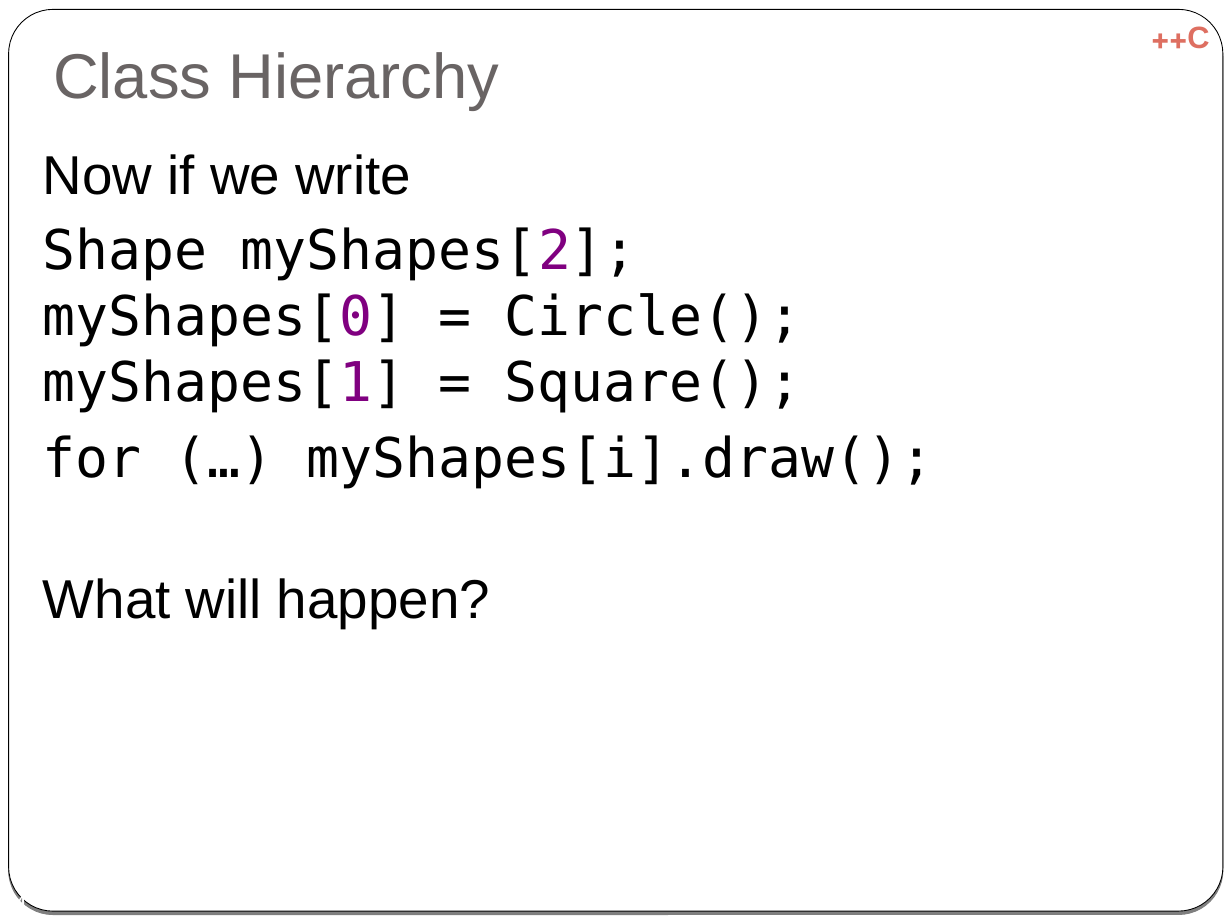
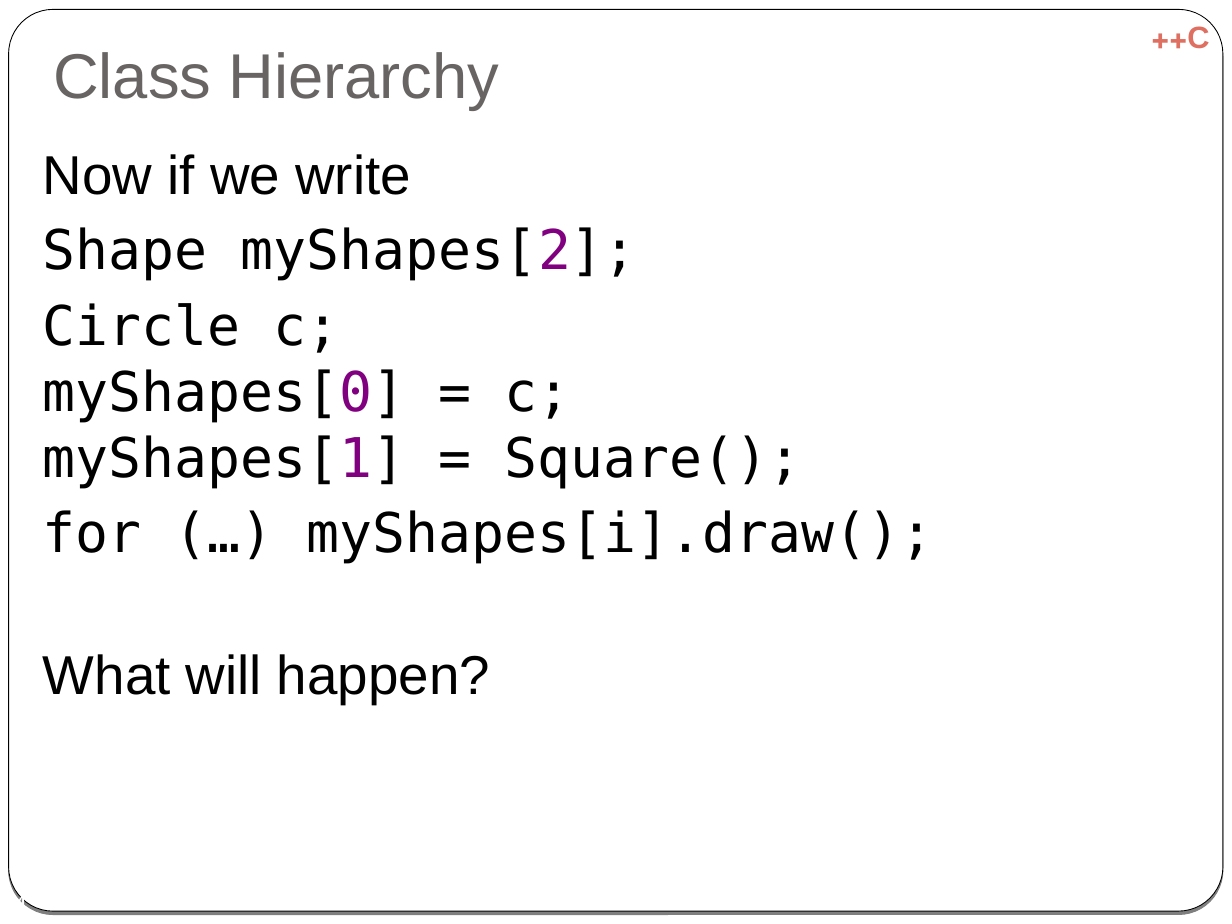
Before and after one commit to cpp-at-ariel/cpp-5780, a slide deck: slide 4 of 06-inheritance/slides-virtual.odp. Drawn at 1232x924 pixels with LibreOffice and Linux fonts; fonts in the diff are those of the drawing. Boxes give left, top, right and bottom in pixels: in the first picture for what was removed or moved away, otherwise in the second. Text is boxed around its words. In the diff, an @@ line names an element or a change of style, - is before the commit and + after.

```diff
--- a/06-inheritance/slides-virtual.odp
+++ b/06-inheritance/slides-virtual.odp
@@ text at (x1=43, y1=227, x2=802, y2=488): text changed @@
-Shape myShapes[2];
-myShapes[0] = Circle();
-myShapes[1] = Square();
+Shape myShapes[2];
+Circle c;
+myShapes[0] = c;
+myShapes[1] = Square();
```
Also in this commit, not shown: 2 other slides changed, 6 other files.
